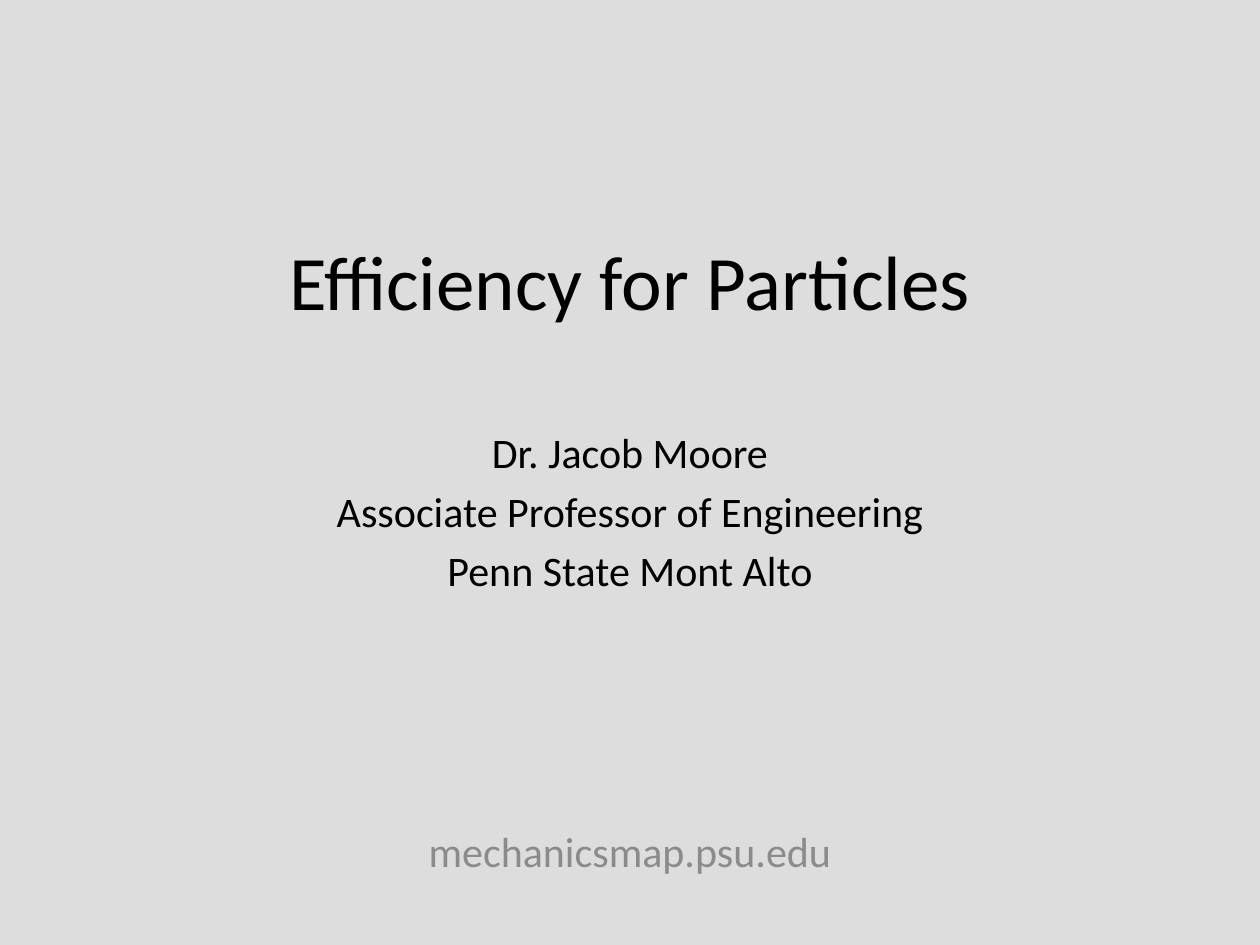
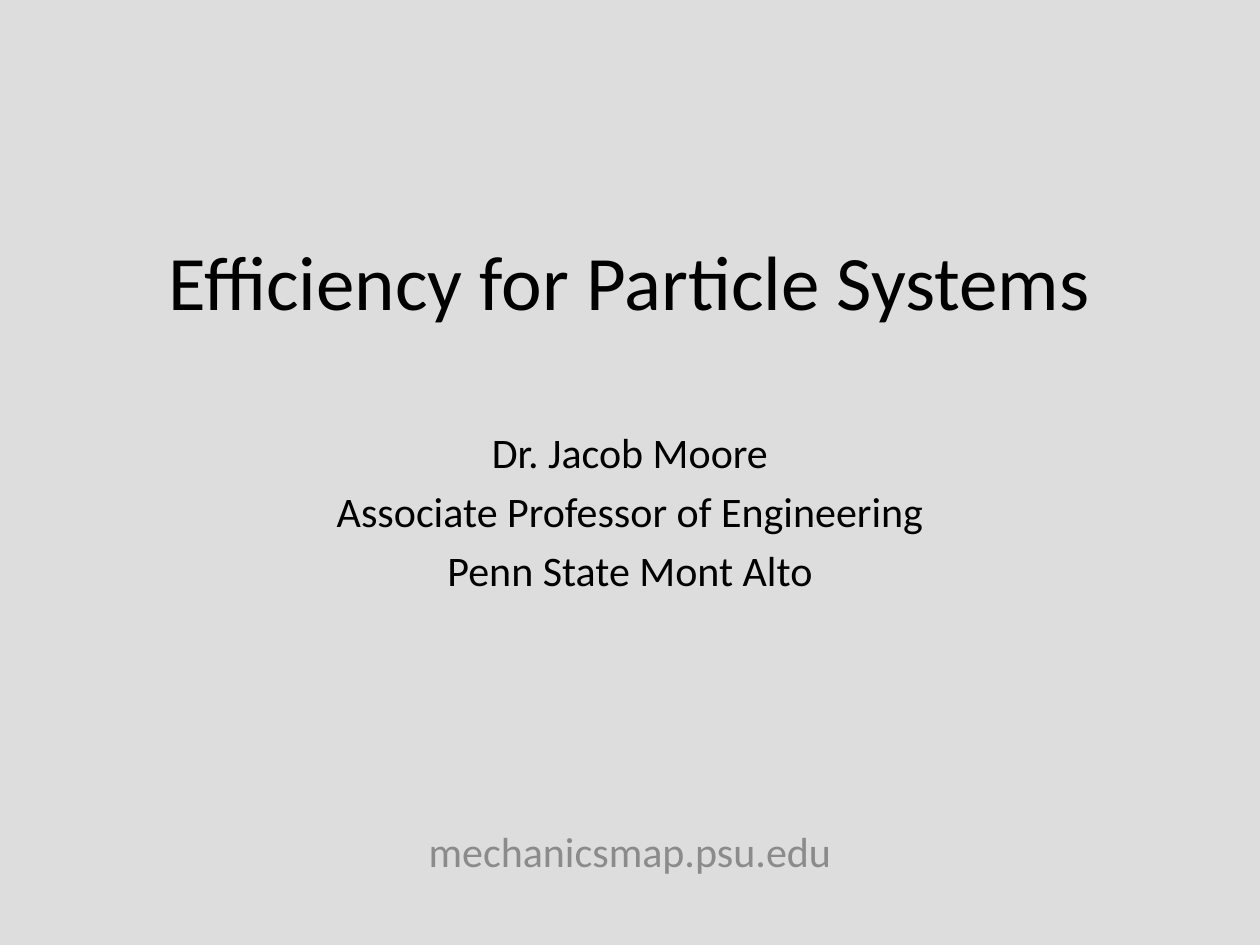
Before and after one commit to JacobMoore/mechanics_textbook, a slide deck: slide 1 of Lecture Slides/VideoLectureSlides/10.3.pptx. Drawn at 1260x945 pixels with LibreOffice and Linux fonts; fonts in the diff are those of the drawing; background and template pictures are left out. Boxes give left, top, right and bottom in pixels: in the first picture for what was removed or moved away, otherwise in the second. Text is boxed around its words. In the diff, an @@ line names an element or a change of style, - is before the commit and + after.

Commit message:
Updated Power and Efficiency Slides

```diff
--- a/Lecture Slides/VideoLectureSlides/10.3.pptx
+++ b/Lecture Slides/VideoLectureSlides/10.3.pptx
@@ title at (169, 256, 1090, 323): text changed @@
-Efficiency for Particles
+Efficiency for Particle Systems
```
Also in this commit, not shown: 3 slides added, 4 other files.
